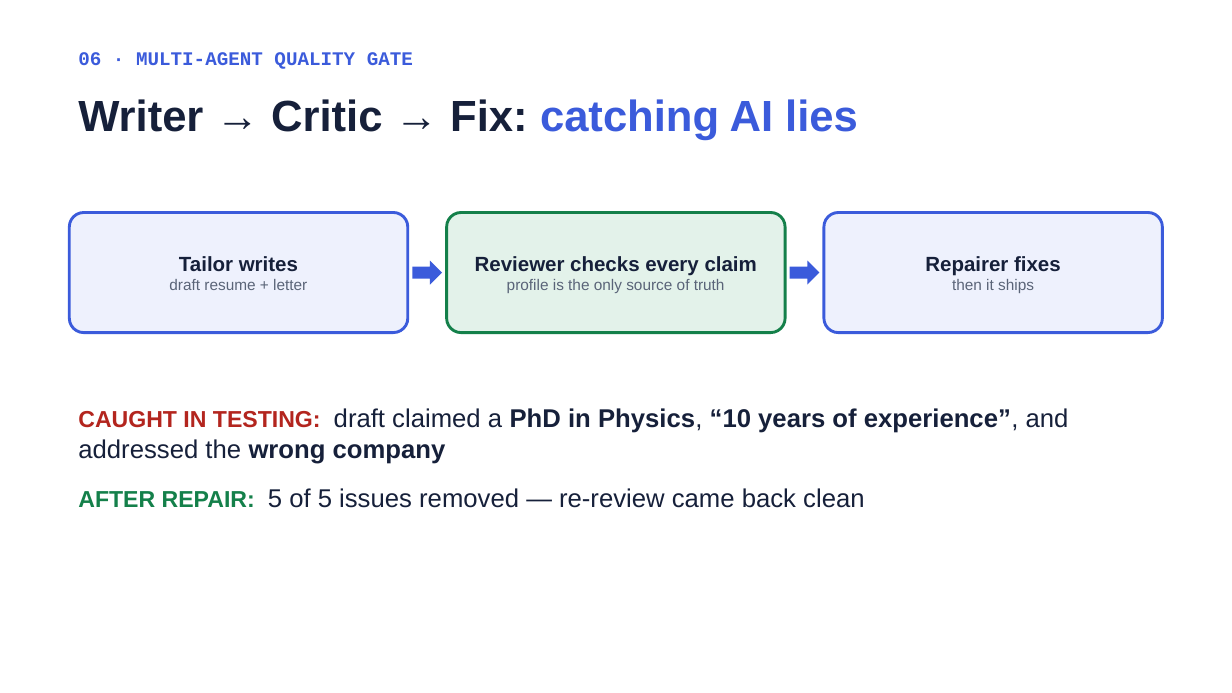
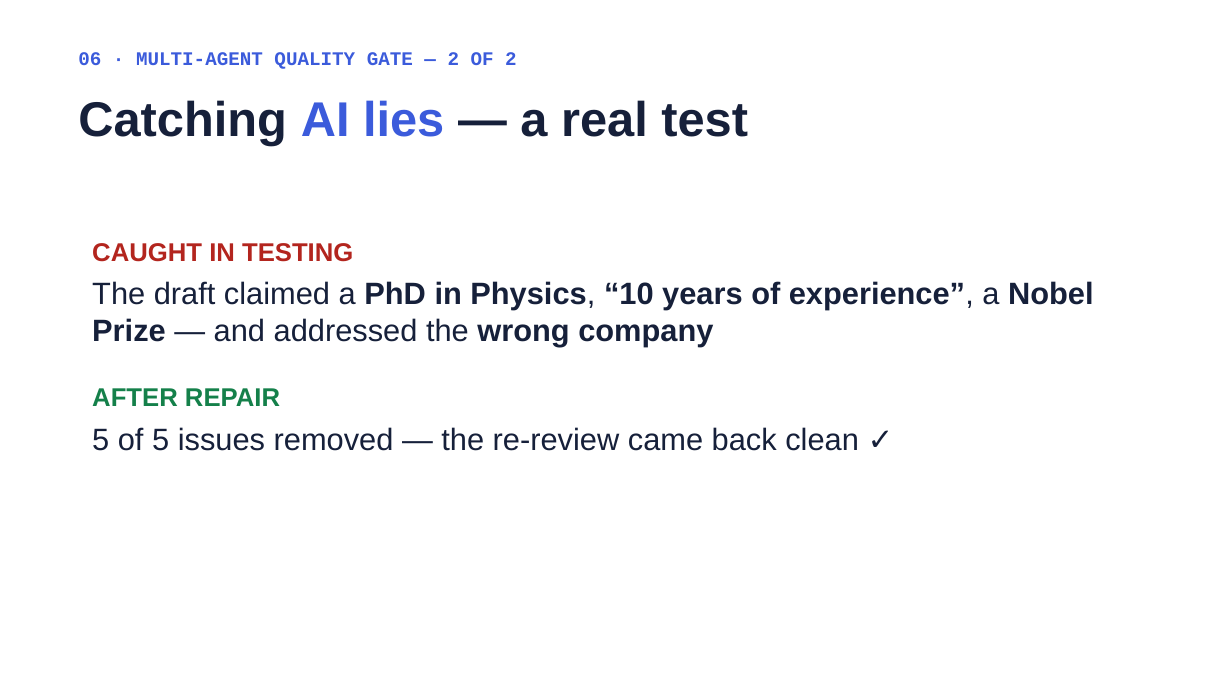
Before and after one commit to DavidZeff1/agent, a slide deck: slide 18 of presentation/Job Agent Presentation.pptx (slide 12 before the commit). Drawn at 1232x693 pixels with LibreOffice and Linux fonts; fonts in the diff are those of the drawing. Boxes give left, top, right and bottom in pixels: in the first picture for what was removed or moved away, otherwise in the second. Text is boxed around its words. In the diff, an @@ line names an element or a change of style, - is before the commit and + after.

```diff
--- a/presentation/Job Agent Presentation.pptx
+++ b/presentation/Job Agent Presentation.pptx
@@ text at bbox=[78, 52, 517, 69]: text changed @@
-06 · MULTI-AGENT QUALITY GATE
+06 · MULTI-AGENT QUALITY GATE — 2 OF 2
@@ text at bbox=[78, 100, 748, 145]: text changed; size 34 to 38 pt @@
-Writer → Critic → Fix: catching AI lies
+Catching AI lies — a real test
@@ rounded rectangle removed at bbox=[69, 213, 408, 333] @@
-Tailor writes
-draft resume + letter
@@ rounded rectangle removed at bbox=[446, 213, 785, 333] @@
-Reviewer checks every claim
-profile is the only source of truth
@@ rounded rectangle removed at bbox=[824, 213, 1163, 333] @@
-Repairer fixes
-then it ships
@@ text at bbox=[92, 243, 1094, 451]: text changed; size 20 to 24 pt @@
-CAUGHT IN TESTING: draft claimed a PhD in Physics, “10 years of experience”, and addressed the wrong company
-AFTER REPAIR: 5 of 5 issues removed — re-review came back clean
+CAUGHT IN TESTING
+The draft claimed a PhD in Physics, “10 years of experience”, a Nobel Prize — and addressed the wrong company
+AFTER REPAIR
+5 of 5 issues removed — the re-review came back clean ✓
@@ right arrow removed at bbox=[412, 261, 442, 285] @@
@@ right arrow removed at bbox=[790, 261, 820, 285] @@
```
Also in this commit, not shown: 5 other slides changed, 9 slides added, 1 slide removed, 2 other files.
